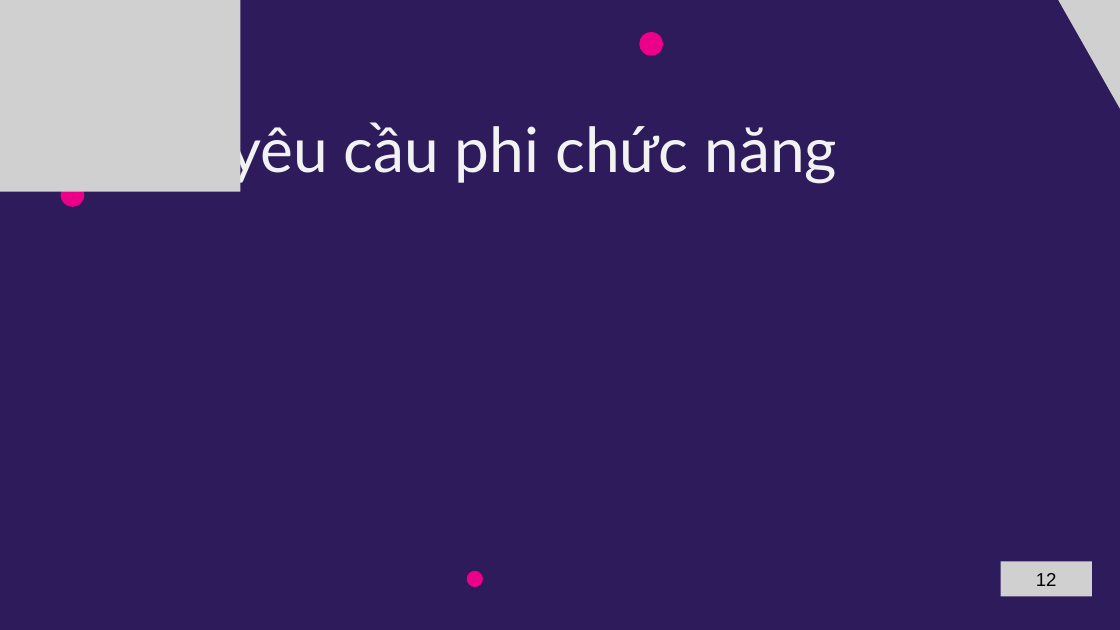
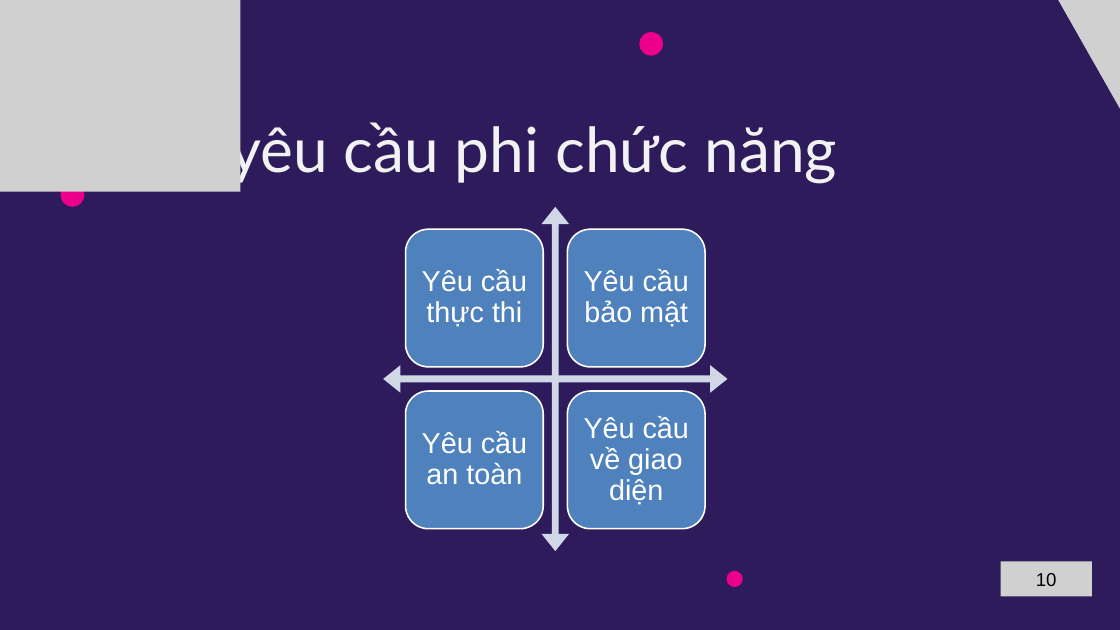
Before and after one commit to B2012257/lvtn_indieGameForum, a slide deck: slide 13 of docs/gameIndiePPT.pptx (slide 12 before the commit). Drawn at 1120x630 pixels with LibreOffice and Linux fonts; fonts in the diff are those of the drawing; grey boxes stand for pictures. Boxes give left, top, right and bottom in pixels: in the first picture for what was removed or moved away, otherwise in the second. Text is boxed around its words. In the diff, an @@ line names an element or a change of style, - is before the commit and + after.

```diff
--- a/docs/gameIndiePPT.pptx
+++ b/docs/gameIndiePPT.pptx
@@ group added at (x1=383, y1=207, x2=727, y2=551): 4 rounded rectangles, 4 texts, 1 quad arrow @@
+Yêu cầu thực thi
+Yêu cầu bảo mật
+Yêu cầu an toàn
+Yêu cầu về giao diện
@@ freeform shape moved from (x1=466, y1=571, x2=483, y2=587) to (x1=726, y1=571, x2=743, y2=587) @@
@@ text at (x1=1036, y1=573, x2=1057, y2=586): text changed @@
-12
+10
```
Also in this commit, not shown: 22 other slides changed, 2 slides added, 32 other files.
